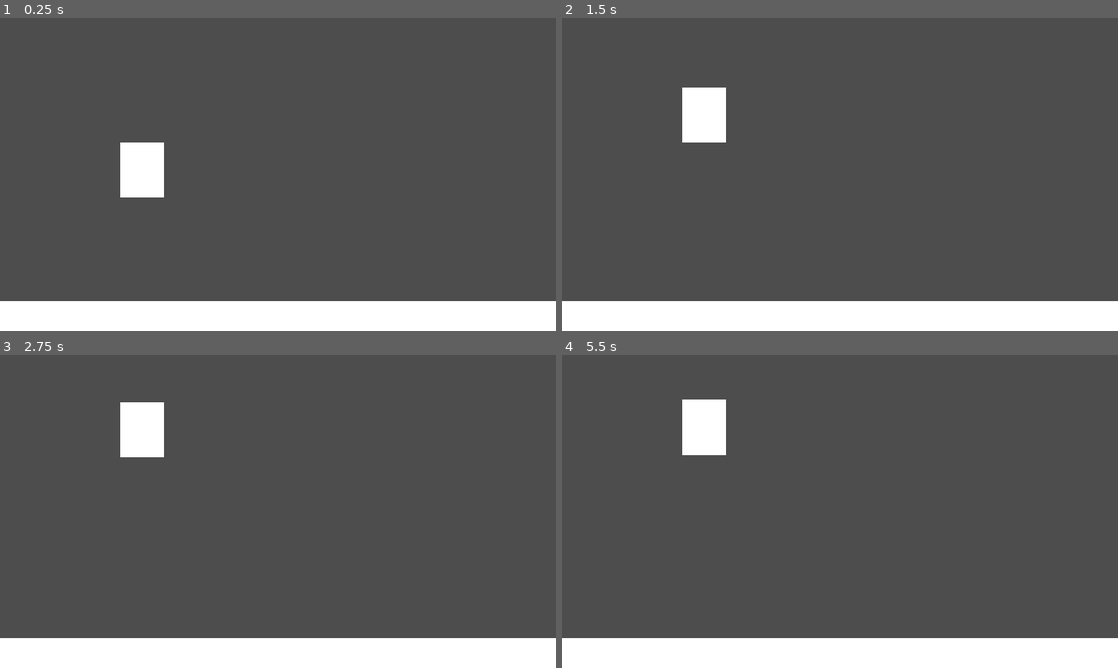
Above: before the commit, frames 1-4 (two rows, left to right).
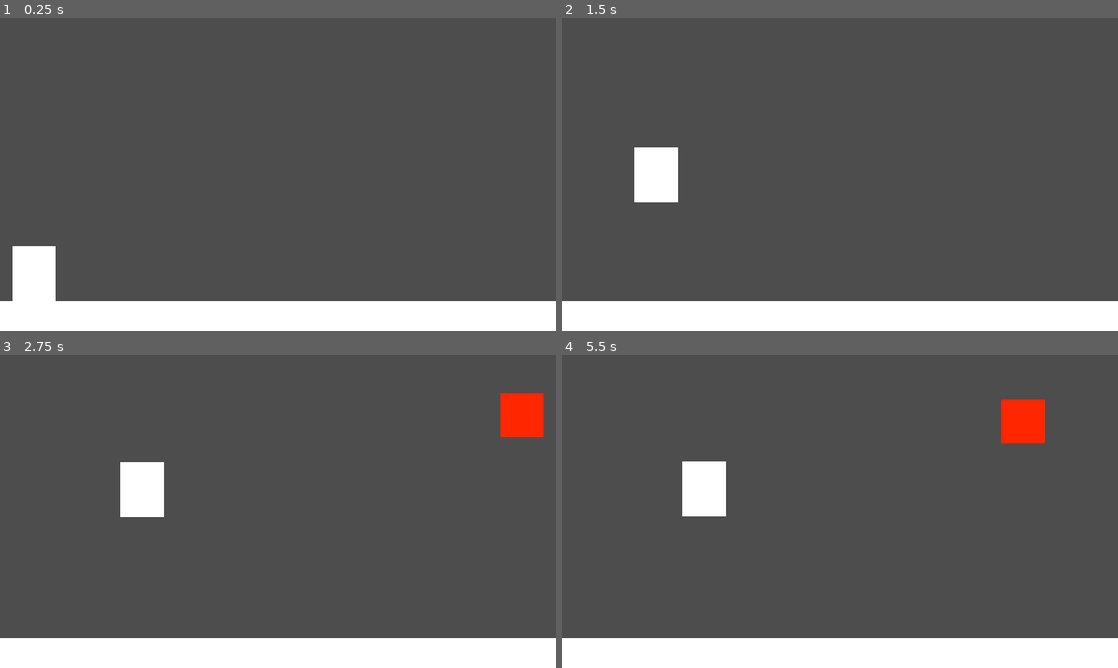
Above: after the commit, the same moments.

Repository: NSCarter/Jetpack-Joyride
Game: Godot game, scene res://Scenes/Main.tscn
Two runs of this game, one before a commit and one after it. Both use one fixed random seed, a clock stepped at 60 frames per second and the inputs below.
Inputs:
- Up to frame 1 (0.25 s): no input
- Up to frame 2 (1.5 s): hold Space (rise) 0.53-1.28 s; tap Space (rise) at 1.35 s
- Up to frame 3 (2.75 s): hold Space (rise) from 2.03 s (still down)
- Up to frame 4 (5.5 s): release Space (rise) at 2.78 s; tap Space (rise) at 2.85, 4.35 s; hold Space (rise) 3.53-4.28 s; hold Space (rise) from 5.03 s (still down)

The runs differ from the first frame. In frame 1, 2.7% of the frame differs, in the area x 2-30%, y 39-91%; in frame 2, 2.8%; in frame 3, 3.9%; in frame 4, 3.9%, in the area x 21-87%, y 14-52%.

Commit message:
Added obstacles

Diff:
--- a/Scenes/Main.tscn
+++ b/Scenes/Main.tscn
@@ -1,6 +1,7 @@
-[gd_scene load_steps=3 format=3 uid="uid://b3k204qxqxlup"]
+[gd_scene load_steps=4 format=3 uid="uid://b3k204qxqxlup"]
 
 [ext_resource type="PackedScene" uid="uid://dgwhq8tqnsmy7" path="res://Scenes/Player.tscn" id="1_r150o"]
+[ext_resource type="PackedScene" uid="uid://c6ex4jhw20in7" path="res://Scenes/ObstacleSpawner.tscn" id="2_idj7w"]
 
 [sub_resource type="RectangleShape2D" id="RectangleShape2D_c1w88"]
 size = Vector2(1164, 74)
@@ -20,3 +21,5 @@
 shape = SubResource("RectangleShape2D_c1w88")
 
 [node name="Player" parent="." instance=ExtResource("1_r150o")]
+
+[node name="ObstacleSpawner" parent="." instance=ExtResource("2_idj7w")]
--- /dev/null
+++ b/Scenes/Obstacle.tscn
@@ -0,0 +1,15 @@
+[gd_scene load_steps=2 format=3 uid="uid://f2nfc05fs0c3"]
+
+[sub_resource type="RectangleShape2D" id="RectangleShape2D_jw54y"]
+size = Vector2(90, 90)
+
+[node name="Obstacle" type="StaticBody2D"]
+
+[node name="ColorRect" type="ColorRect" parent="."]
+offset_right = 90.0
+offset_bottom = 90.0
+color = Color(1, 0.14902, 0, 1)
+
+[node name="CollisionShape2D" type="CollisionShape2D" parent="."]
+position = Vector2(45, 45)
+shape = SubResource("RectangleShape2D_jw54y")
--- /dev/null
+++ b/Scenes/ObstacleSpawner.tscn
@@ -0,0 +1,12 @@
+[gd_scene load_steps=2 format=3 uid="uid://c6ex4jhw20in7"]
+
+[ext_resource type="Script" uid="uid://bbj0hxa4j7ik3" path="res://Scripts/obstacle_spawner.gd" id="1_3f1bv"]
+
+[node name="ObstacleSpawner" type="Node2D"]
+script = ExtResource("1_3f1bv")
+
+[node name="Timer" type="Timer" parent="."]
+wait_time = 2.5
+autostart = true
+
+[connection signal="timeout" from="Timer" to="." method="_on_spawn_timer_timeout"]
--- /dev/null
+++ b/Scripts/obstacle_spawner.gd
@@ -0,0 +1,37 @@
+extends Node2D
+
+
+var ObstacleScene = preload("res://Scenes/Obstacle.tscn")
+var game_over = false
+
+var _obstacles = []
+var _wait_time = 2.5
+
+#func _ready():
+	#_on_spawn_timer_timeout()
+
+func _process(delta):
+	if not game_over:
+		for obstacle in _obstacles:
+			obstacle.position.x -= 500 * delta
+
+			if obstacle.position.x < -80:
+				_obstacles.remove_at(_obstacles.find(obstacle))
+				remove_child(obstacle)
+
+				if _wait_time > 0.5:
+					_wait_time -= 0.01
+					$Timer.wait_time = randf_range(_wait_time, 2.5)
+
+
+func _on_spawn_timer_timeout():
+	var spawn_pos = randi_range(0, 496)
+	var obstacle = _create_obstacle(spawn_pos)
+	_obstacles.append(obstacle)
+
+
+func _create_obstacle(spawn_pos):
+	var obstacle = ObstacleScene.instantiate() as StaticBody2D
+	obstacle.position = Vector2(1152, spawn_pos)
+	add_child(obstacle)
+	return obstacle
--- a/Scripts/player.gd
+++ b/Scripts/player.gd
@@ -4,9 +4,12 @@
 var _vertical_speed = 0
 
 func _ready():
-	position = Vector2(249, 182)
+	position = Vector2(0, 472)
 
 func _process(delta):
+	if position.x < 249:
+		position.x += 99.6 * delta
+
 	_vertical_speed = -SPEED
 
 	if Input.is_action_pressed("rise"):
@@ -19,3 +22,8 @@
 
 	if position.y < 0:
 		position.y = 0
+
+func _physics_process(_delta):
+	var collision = move_and_slide()
+	if collision:
+		print("game_over")
Not shown, added: Scripts/obstacle_spawner.gd.uid
